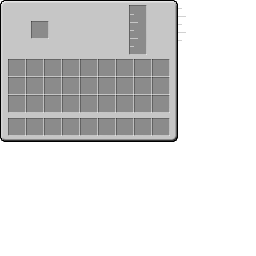
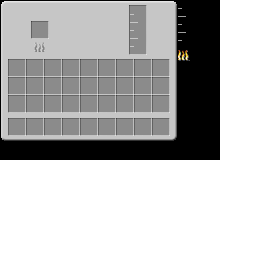
Layers edited between the first and the second 256 x 256 image:
added layer "图层 5" above "图层 6" over [178, 50, 190, 61]
added layer "图层 6" above "图层 4" over [34, 42, 45, 52]
showed "图层 3" over [0, 0, 220, 160]
